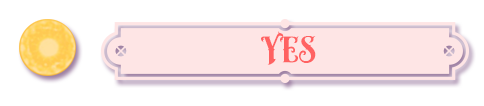
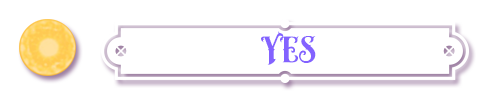
Two versions of the same layered image (484px x 106px). Layer-by-layer changes:
renamed "PLAY" to "YES", painted on it over [261, 31, 316, 65]
